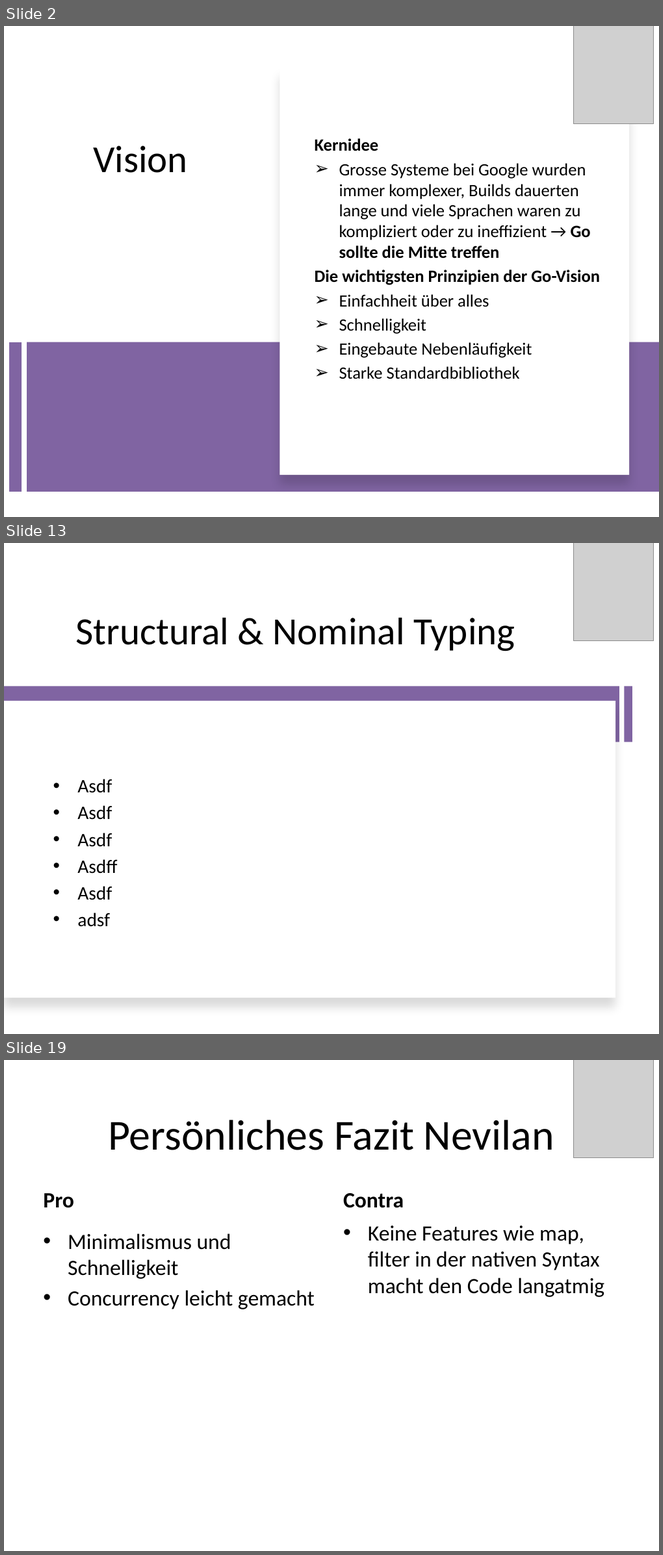
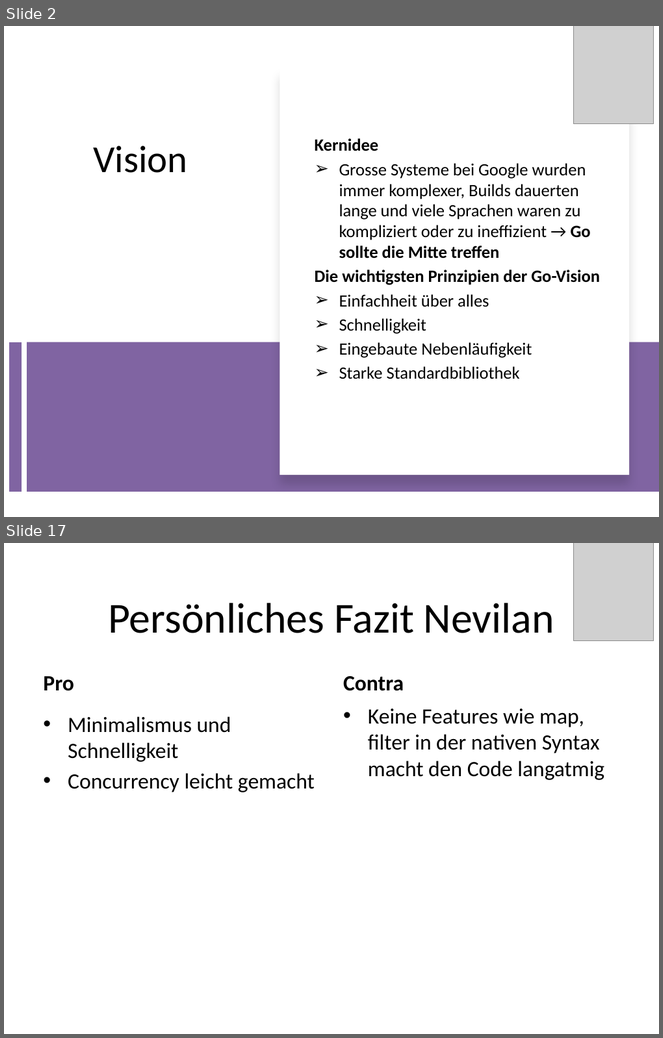
Before and after one commit to RatedNextGen/pcp-go, a slide deck: presentation/GO-Präsi.pptx. Shown one above the other, each under a label of ours: slides 2, 13 and 19 before the commit, slides 2 and 17 after it; the slides between them are not shown. The pictures are 663x1555 and 663x1038 pixels, drawn with LibreOffice and Linux fonts; fonts in the diff are those of the drawing; grey boxes stand for pictures. Boxes give left, top, right and bottom in pixels: in the first picture for what was removed or moved away, otherwise in the second. Text is boxed around its words. In the diff, an @@ line names an element or a change of style, - is before the commit and + after.

```diff
--- a/presentation/GO-Präsi.pptx
+++ b/presentation/GO-Präsi.pptx
@@ slide 13 removed at box(4, 543, 659, 1034), background #FFFFFF @@
@@ picture removed at box(574, 543, 654, 641) @@
@@ title removed at box(76, 618, 515, 651) @@
-Structural & Nominal Typing
@@ rectangle removed at box(4, 687, 620, 742) @@
@@ rectangle removed at box(624, 686, 632, 742) @@
@@ rectangle removed at box(4, 701, 616, 999) @@
@@ text removed at box(77, 779, 117, 927) @@
-• Asdf
-• Asdf
-• Asdf
-• Asdff
-• Asdf
-• adsf
@@ what was slide 19 is now slide 17 @@
```
Also in this commit, not shown: 10 slides changed, 5 slides added, 6 other slides removed, 12 other files.
